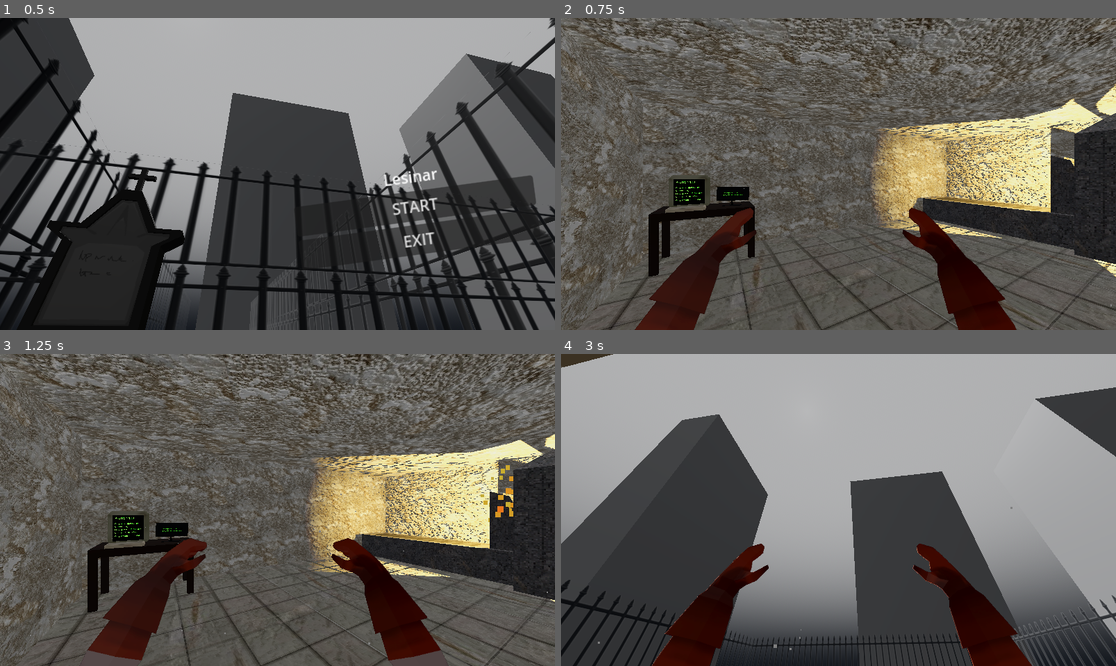
Above: before the commit, frames 1-4 (two rows, left to right).
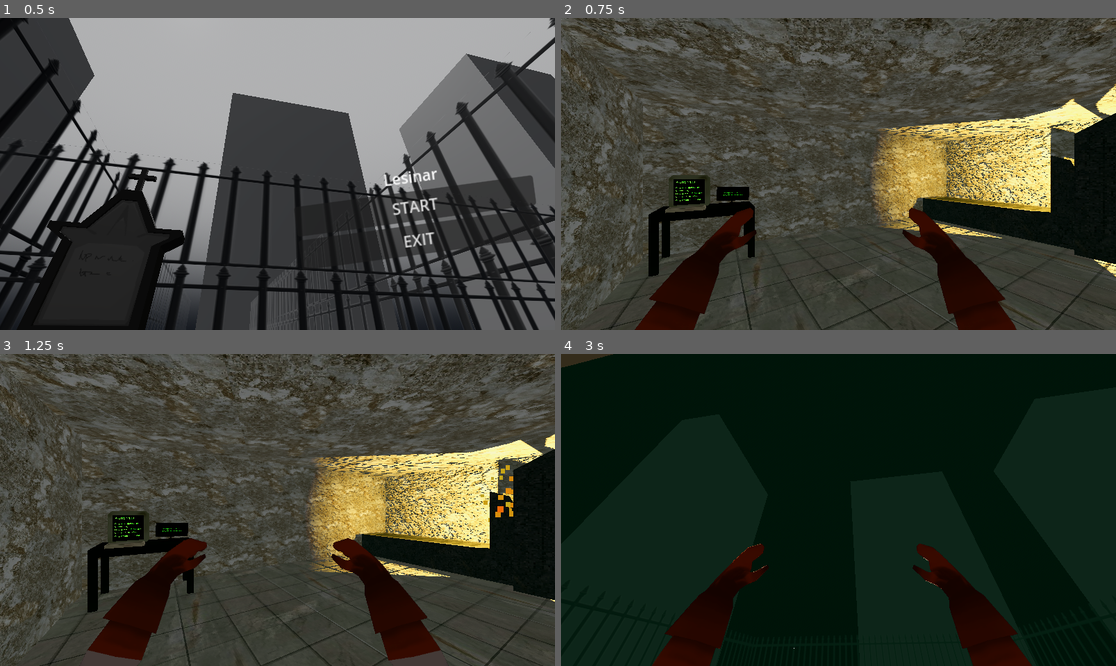
Above: after the commit, the same moments.

Repository: senseibobo/lesinar
Game: Godot game, scene res://menu/menu.tscn
Same seed, same stepped clock (60 frames per second), same inputs: the game is played once before the commit and once after it.
Inputs (mouse positions are in pixels of both pictures, inside the frame that each line leads up to):
- Up to frame 1 (0.5 s): no input
- Up to frame 2 (0.75 s): click "START" at 0.5 s
- Up to frame 3 (1.25 s): no input
- Up to frame 4 (3 s): move the mouse to (866, 510) at 1.27 s; hold W (up) from 1.28 s (still down); tap E (interact) at 1.35, 2.85 s; move the mouse to (810, 510) at 2.02 s; click (810, 510) at 2.1 s; move the mouse to (849, 503) at 2.77 s

Frame 1 is identical in both runs. In frame 2, 45% of the frame differs, in the area x 0-100%, y 0-100%; in frame 3, 44%; in frame 4, 92%.

Commit message:
ambient work

Diff:
--- a/player/player.gd
+++ b/player/player.gd
@@ -42,6 +42,7 @@
 @export var day_rect: DayRect
 @export var footsteps_sound_player: AudioStreamPlayer
 @export var ground_raycast: RayCast3D
+@export var ambient_particles: GPUParticles3D
 
 var next_footstep_sound: float = 0.0
 
@@ -93,6 +94,7 @@
 	move_vector.y = 0.0
 	move_vector = move_vector.normalized()
 	if move_vector != Vector3(0.0, 0.0, 0.0):
+		check_for_ambient_particles()
 		check_footstep_sound()
 		next_footstep_sound += delta
 		if next_footstep_sound > 0.6:
@@ -115,6 +117,14 @@
 		elif collider.is_in_group(&"tile"): next_stream = preload("res://audio/footsteps/tile/tile_footsteps_sounds.tres")
 		if footsteps_sound_player.stream != next_stream:
 			footsteps_sound_player.stream = next_stream
+
+
+func check_for_ambient_particles():
+	if not is_instance_valid(ambient_particles): return
+	if ground_raycast.is_colliding():
+		var collider: Node = ground_raycast.get_collider()
+		if collider.is_in_group(&"dirt"): ambient_particles.emitting = true
+		elif collider.is_in_group(&"tile"): ambient_particles.emitting = false
 
 
 func play_catching():
--- a/terrain/terrain.gdshader
+++ b/terrain/terrain.gdshader
@@ -11,17 +11,14 @@
 	return (texture(heightmap, texture_position).r-0.5) * amplitude;
 }
 
-vec3 get_normal(vec3 vertex, float adjacent_distance) {
-	vec3 west_vert = vertex + vec3(adjacent_distance,0,0);
-	west_vert.y = get_height(west_vert);
-	vec3 north_vert = vertex + vec3(0,0,adjacent_distance);
-	north_vert.y = get_height(north_vert);
-	return normalize(
-		cross(
-			north_vert-vertex,
-			west_vert-vertex
-		)
-	);
+vec3 get_normal(vec3 vertex, float d) {
+    float hL = get_height(vertex + vec3(-d, 0, 0)); // left (west)
+    float hR = get_height(vertex + vec3( d, 0, 0)); // right (east)
+    float hD = get_height(vertex + vec3(0, 0, -d)); // down (south)
+    float hU = get_height(vertex + vec3(0, 0,  d)); // up (north)
+
+    vec3 normal = vec3(hL - hR, 2.0 * d, hD - hU);
+    return normalize(normal);
 }
 
 
@@ -42,7 +39,6 @@
 	//ALBEDO = ALBEDO*old_albedo;
 }
 
-//void light() {
-	// Called for every pixel for every light affecting the material.
-	// Uncomment to replace the default light processing function with this one.
-//}
+void light() {
+    DIFFUSE_LIGHT += abs(dot(NORMAL, LIGHT) * ATTENUATION * ALBEDO);
+}
--- a/world/world.tscn
+++ b/world/world.tscn
@@ -24,16 +24,16 @@
 [ext_resource type="Texture2D" uid="uid://brvujly23lesd" path="res://soba/kuca/zidFioke_zid.png" id="23_sstqh"]
 [ext_resource type="PackedScene" uid="uid://l2nq24w7wi5u" path="res://kuca/kuca2/kuca_2.tscn" id="24_llyeo"]
 
-[sub_resource type="ProceduralSkyMaterial" id="ProceduralSkyMaterial_v48ht"]
-sky_top_color = Color(0.95158, 0.95158, 0.95158, 1)
-sky_horizon_color = Color(0, 0, 0, 1)
+[sub_resource type="ProceduralSkyMaterial" id="ProceduralSkyMaterial_3ljsx"]
+sky_top_color = Color(0.0203243, 0.0682372, 0.0495017, 1)
+sky_horizon_color = Color(0.000681584, 0.00221087, 0.00245327, 1)
+sun_angle_max = 33.0
 
 [sub_resource type="Sky" id="Sky_3kq7x"]
-sky_material = SubResource("ProceduralSkyMaterial_v48ht")
+sky_material = SubResource("ProceduralSkyMaterial_3ljsx")
 
 [sub_resource type="Environment" id="Environment_skxy8"]
 background_mode = 2
-background_color = Color(1, 1, 1, 1)
 background_energy_multiplier = 0.75
 sky = SubResource("Sky_3kq7x")
 ambient_light_source = 2
@@ -43,19 +43,28 @@
 tonemap_white = 0.45
 fog_enabled = true
 fog_mode = 1
-fog_light_color = Color(0.214139, 0.235722, 0.269651, 1)
-fog_density = 0.177
-fog_aerial_perspective = 0.595
-fog_height_density = 0.8436
-fog_depth_curve = 0.267943
+fog_light_color = Color(0.392555, 0.614237, 0.495922, 1)
+fog_light_energy = 0.1
+fog_sun_scatter = 0.02
+fog_density = 0.8557
+fog_aerial_perspective = 0.319
+fog_sky_affect = 0.85
+fog_height = 8.8
+fog_height_density = 0.031
+fog_depth_curve = 0.392291
 fog_depth_begin = 4.0
-fog_depth_end = 26.0
+fog_depth_end = 30.0
 volumetric_fog_enabled = true
-volumetric_fog_density = 0.071
-volumetric_fog_albedo = Color(0.292969, 0.292968, 0.292968, 1)
+volumetric_fog_density = 0.1071
+volumetric_fog_albedo = Color(0.108007, 0.503966, 0.271894, 1)
+volumetric_fog_length = 17.99
+volumetric_fog_detail_spread = 1.68179
+volumetric_fog_sky_affect = 0.935
 volumetric_fog_temporal_reprojection_amount = 0.78
 adjustment_enabled = true
 adjustment_brightness = 0.8
+adjustment_contrast = 1.05
+adjustment_saturation = 1.11
 
 [sub_resource type="PlaneMesh" id="PlaneMesh_3bh8n"]
 size = Vector2(25, 25)
@@ -834,6 +843,7 @@
 
 [node name="DirectionalLight3D" type="DirectionalLight3D" parent="."]
 transform = Transform3D(0.199551, -0.959353, -0.199551, -0.357739, -0.260916, 0.89663, -0.912251, -0.107536, -0.395264, 12, 9, 0)
+visible = false
 shadow_enabled = true
 
 [node name="WorldEnvironment" type="WorldEnvironment" parent="."]
@@ -843,12 +853,14 @@
 visible = false
 mesh = SubResource("PlaneMesh_3bh8n")
 
-[node name="Player" parent="." instance=ExtResource("1_vp3ec")]
+[node name="Player" parent="." node_paths=PackedStringArray("ambient_particles") instance=ExtResource("1_vp3ec")]
 transform = Transform3D(-0.5, 0, -0.866025, 0, 1, 0, 0.866025, 0, -0.5, 14.6298, 0.0431315, 33.923)
 katch_sound = null
-
-[node name="GPUParticles3D" type="GPUParticles3D" parent="Player"]
+ambient_particles = NodePath("AmbientParticles")
+
+[node name="AmbientParticles" type="GPUParticles3D" parent="Player"]
 transform = Transform3D(-0.500001, 0, 0.866026, 0, 1, 0, -0.866026, 0, -0.500001, -0.0566158, 1.18862, -1.30607)
+emitting = false
 amount = 200
 process_material = SubResource("ParticleProcessMaterial_3ljsx")
 draw_pass_1 = SubResource("QuadMesh_0pnie")
@@ -860,11 +872,12 @@
 granice = NodePath("../Granice")
 
 [node name="SpotLight3D" type="SpotLight3D" parent="."]
-transform = Transform3D(1, 0, 0, 0, 0.809294, 0.587404, 0, -0.587404, 0.809294, 15.1659, 3.87434, 30.2198)
-light_energy = 21.33
-light_indirect_energy = 1.185
+transform = Transform3D(1, 0, 0, 0, 0.809294, 0.587404, 0, -0.587404, 0.809294, 15.1659, 2.84562, 28.4845)
+light_energy = 12.96
 shadow_enabled = true
-spot_range = 23.832
+spot_range = 16.235
+spot_attenuation = 0.05
+spot_angle = 45.7
 
 [node name="AudioStreamPlayer3D" type="AudioStreamPlayer" parent="."]
 stream = ExtResource("7_sgkku")
